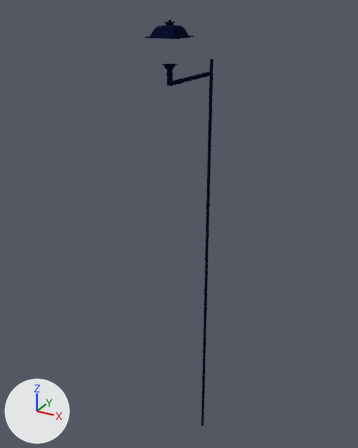
An edit to the Blender file TestFunko/Assets/Models/Prototyping/WorkingFolder/wall2x2x0.25.blend, drawn before and after from the same camera.
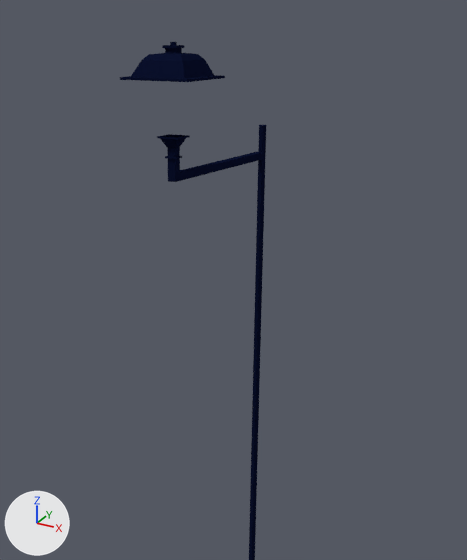
There are two pictures of each version: one whole from a 50 mm camera at (0.92, -2.18, 2.2) aimed at (-0.08, -0.37, 1.29), one close up on the part from 25% to 86% of the width and 0% to 59% of the height. Arrows for +X, +Y and +Z are at lower left; the lights stay in place. The same objects are shown in both versions, whatever each file hides.

Objects in the first close-up: 'Pole'.
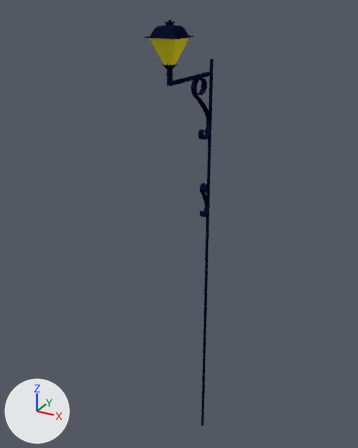
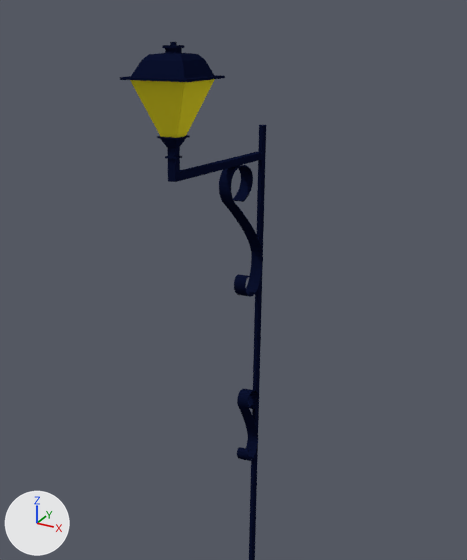
Where the change shows, as pixel boxes [x1, y1, x2, y2] in the close-ups (467 x 560 px):
part 1 of me_cylinder, added
    after: [237, 389, 259, 461]
part 2 of me_cylinder, added
    after: [219, 165, 263, 297]
part 3 of me_cylinder, added (yellow)
    after: [130, 79, 215, 138]

The change, as a list of edits to the scene's bpy script:
```text
Change me_cylinder:
    used by ob_pole; location = (0.0, -0.211, 0.0); rotation_euler = (0.0, 0.0, -1.571), in degrees (0, 0, -90); scale = (0.0341, 0.025, 2.0)
    verts and faces of me_cylinder; kept vertices keep their numbers, new ones are numbered from 116
    remove me_cylinder.from_pydata(...)  # 116 vertices, 105 faces; spans x 0.34..12.69, y -2.47..2.54, z 0.0..1.08
    add me_cylinder.from_pydata(...)  # 711 vertices, 685 faces; spans x 0.34..12.69, y -2.47..2.54, z 0.0..1.08
    me_cylinder part 1: a new loose piece of 244 vertices spanning x 0.85..2.43, y -0.56..0.53, z 0.66..0.74, in mat_pole (dark blue #0c122f)
    me_cylinder part 2: a new loose piece of 244 vertices spanning x 0.87..5.15, y -0.56..0.53, z 0.84..0.97, in mat_pole (dark blue #0c122f)
    me_cylinder part 3
    add verts[116] = (9.34, -2.02, 1.05)
    add verts[117] = (9.34, 2.08, 1.05)
    add verts[118] = (10.4, 0.65, 1.01)
    add verts[119] = (10.4, -0.58, 1.01)
    add verts[120] = (11.3, 0.65, 1.01)
    add verts[121] = (11.3, -0.58, 1.01)
    add verts[122] = (12.35, -2.02, 1.05)
    add verts[123] = (12.35, 2.08, 1.05)
    add faces += [(116, 119, 121, 122), (120, 123, 122, 121), (117, 123, 120, 118), (116, 117, 118, 119)]  # mat_streetlightglass (yellow #e7d92b)
    add me_cylinder.materials.append(mat_streetlight)  # yellow #e7df39
    add me_cylinder.materials.append(mat_streetlightglass)  # yellow #e7d92b
```
